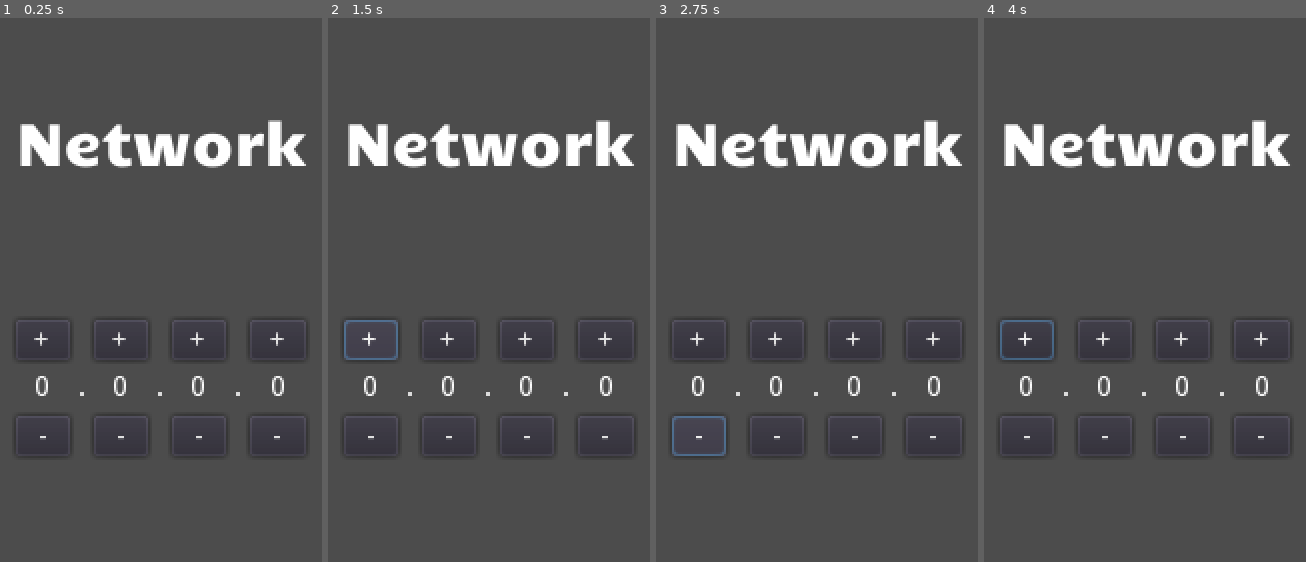
Above: before the commit, frames 1-4 (left to right).
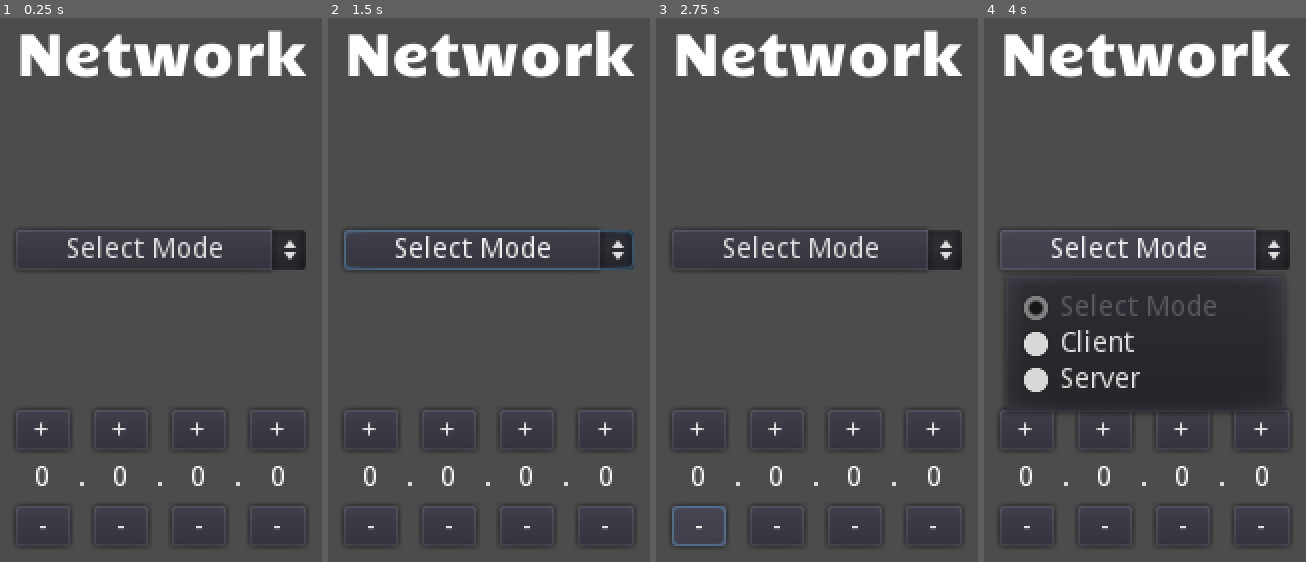
Above: after the commit, the same moments.

Repository: edd34/TicTacToe_Godot
Game: Godot game, scene res://Scenes/Netowrk_Settings.tscn
Same seed, same stepped clock (60 frames per second), same inputs: the game is played once before the commit and once after it. This scene is started directly instead of the project's main scene.
Inputs (mouse positions are in pixels of both pictures, inside the frame that each line leads up to):
- Up to frame 1 (0.25 s): no input
- Up to frame 2 (1.5 s): click (489, 251) at 0.5 s, where only the run after the commit has a clickable "Select Mode"; click "+" at 1.25 s
- Up to frame 3 (2.75 s): click "-" at 2 s
- Up to frame 4 (4 s): click "+" at 2.75 s; click (1145, 251) at 3.5 s, where only the run after the commit has a clickable "Select Mode"

The runs differ from the first frame. In frame 1, 11% of the frame differs, in the area x 4-96%, y 2-97%; in frame 2, 12%; in frame 3, 12%; in frame 4, 26%.

Commit message:
add option button to choose if client or server

Diff:
--- a/Scenes/Netowrk_Settings.tscn
+++ b/Scenes/Netowrk_Settings.tscn
@@ -58,9 +58,9 @@
 anchor_right = 0.0
 anchor_bottom = 0.0
 margin_left = 163.0
-margin_top = 271.0
+margin_top = 226.0
 margin_right = 308.0
-margin_bottom = 449.0
+margin_bottom = 494.0
 rect_pivot_offset = Vector2( 0, 0 )
 rect_clip_content = false
 mouse_filter = 1
@@ -93,7 +93,7 @@
 max_lines_visible = -1
 _sections_unfolded = [ "Margin", "Size Flags", "custom_fonts" ]
 
-[node name="HBoxContainer" type="HBoxContainer" parent="MarginContainer/CenterContainer/MainScreen" index="1"]
+[node name="OptionButton" type="OptionButton" parent="MarginContainer/CenterContainer/MainScreen" index="1"]
 
 anchor_left = 0.0
 anchor_top = 0.0
@@ -101,7 +101,35 @@
 anchor_bottom = 0.0
 margin_top = 110.0
 margin_right = 145.0
-margin_bottom = 178.0
+margin_bottom = 130.0
+rect_pivot_offset = Vector2( 0, 0 )
+rect_clip_content = false
+focus_mode = 2
+mouse_filter = 0
+mouse_default_cursor_shape = 0
+size_flags_horizontal = 1
+size_flags_vertical = 1
+toggle_mode = false
+action_mode = 0
+enabled_focus_mode = 2
+shortcut = null
+group = null
+text = "Select Mode"
+flat = false
+align = 1
+items = [ "Select Mode", null, true, 0, null, "Client", null, false, 1, null, "Server", null, false, 2, null ]
+selected = 0
+
+[node name="HBoxContainer" type="HBoxContainer" parent="MarginContainer/CenterContainer/MainScreen" index="2"]
+
+editor/display_folded = true
+anchor_left = 0.0
+anchor_top = 0.0
+anchor_right = 0.0
+anchor_bottom = 0.0
+margin_top = 200.0
+margin_right = 145.0
+margin_bottom = 268.0
 rect_pivot_offset = Vector2( 0, 0 )
 rect_clip_content = false
 mouse_filter = 1
@@ -442,6 +470,7 @@
 
 [node name="Part4" type="VBoxContainer" parent="MarginContainer/CenterContainer/MainScreen/HBoxContainer" index="6"]
 
+editor/display_folded = true
 anchor_left = 0.0
 anchor_top = 0.0
 anchor_right = 0.0
